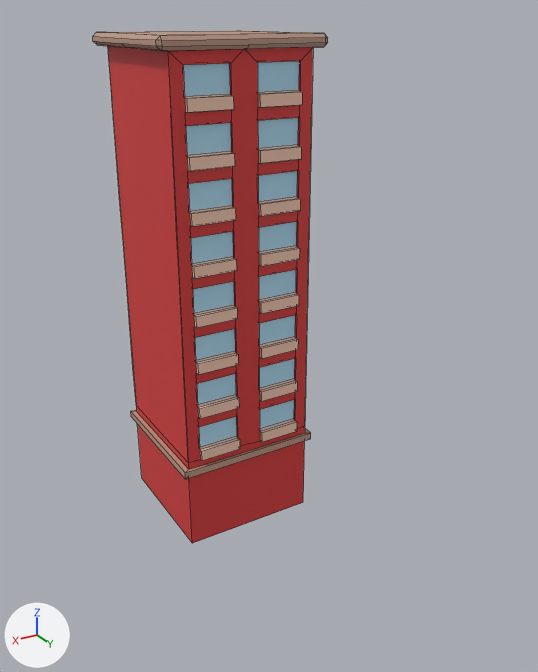
Before and after pictures for a commit that changed the FBX model Assets/Models/Levels/flatA.fbx.
Rendered twice from a 50 mm camera at (21.9, 64.6, 34.7) aimed at (-1.0, 26.4, 15.6). Lighting does not change. The marker at lower left points along +X, +Y and +Z. The first picture is the older version. Mesh edges are drawn as thin lines. Where no turn or scale is listed for an object, it has been applied to the vertices.

Before the edit, the objects in view are built like this:
```python
me_cube_020 = bpy.data.meshes.new('Cube.020')
me_cube_020.from_pydata(...)  # 602 vertices, 439 faces; spans x -5.7..5.3, y -5.0..5.5, z 0.3..33.8
me_cube_020.materials.append(mat_main_material)  # picture img_palette_png
ob_flata = bpy.data.objects.new('FlatA', me_cube_020)
ob_flata.location = (0.0, 20.0, 0.0)
```
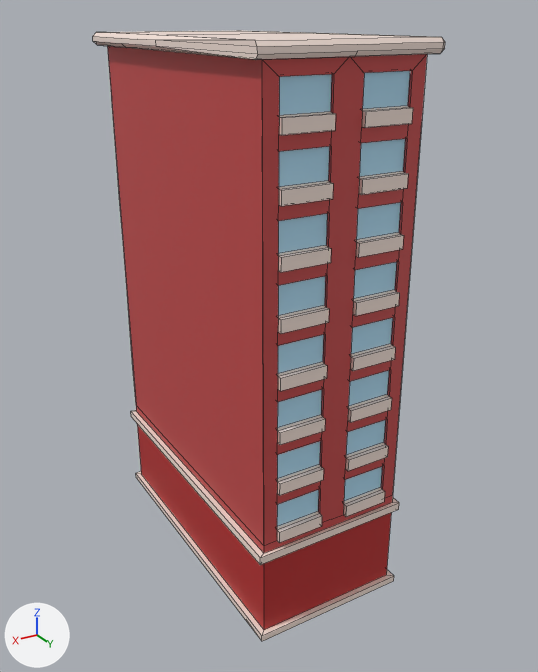
The change in detail:
me_cube_020 is used by ob_flata; location (0.0, 20.0, 0.0).
me_cube_020 had 602 vertices, 439 faces and spanned x -5.7..5.3, y -5.0..5.5, z 0.3..33.8.
me_cube_020 now has 623 vertices, 459 faces and spans x -5.7..5.3, y -5.0..15.5, z 0.3..33.8.
me_cube_020 part 1: 291 vertices added at x -5.7..5.0, y -5.0..15.5, z 0.3..33.8.
me_cube_020 part 2: 270 vertices removed from x -5.7..5.0, y 4.8..5.5, z 6.0..33.8.
me_cube_020 part 3: 196 kept faces spanning x -5.7..5.3, y -5.0..5.3, z 0.3..33.8 get new texture (UV) coordinates.

Location of each change, (x1, y1, x2, y2) in pixels of the pictures (538 x 672 px):
'FlatA', reshaped (50% wider, 19% taller): before (93, 30, 328, 543); after (93, 30, 445, 641)
part 1 of me_cube_020, added (red): after (93, 30, 445, 641)
part 2 of me_cube_020, deleted (red): before (93, 30, 328, 543)
part 3 of me_cube_020, surface changed: (93, 30, 295, 411) in both
